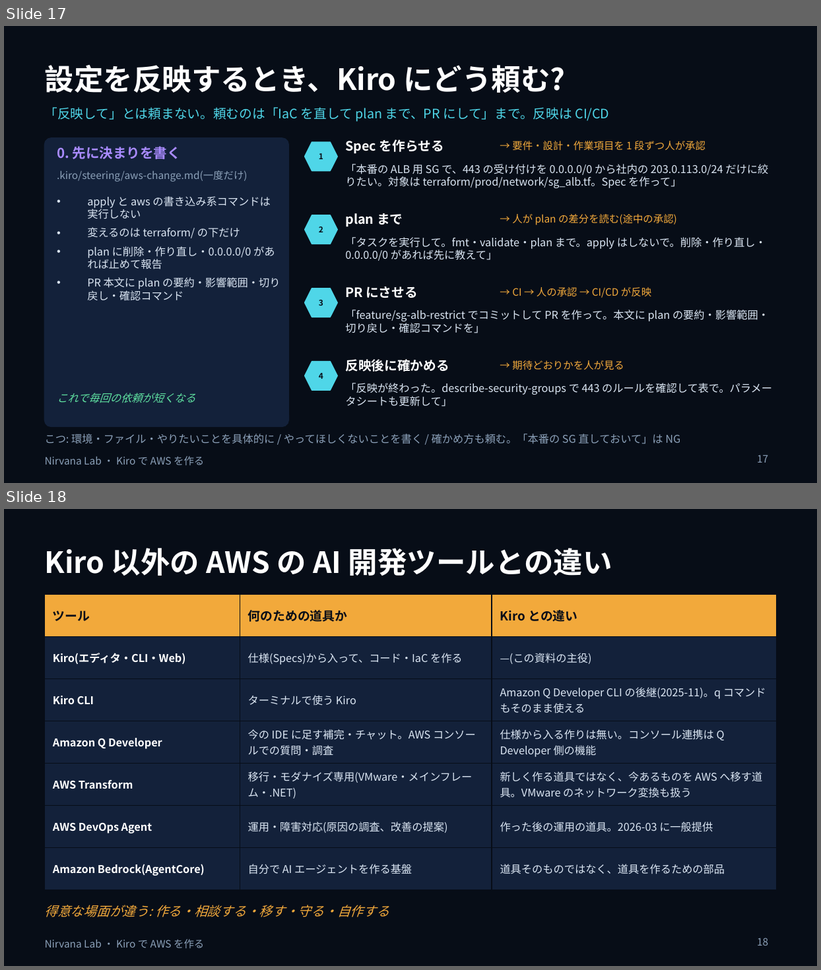
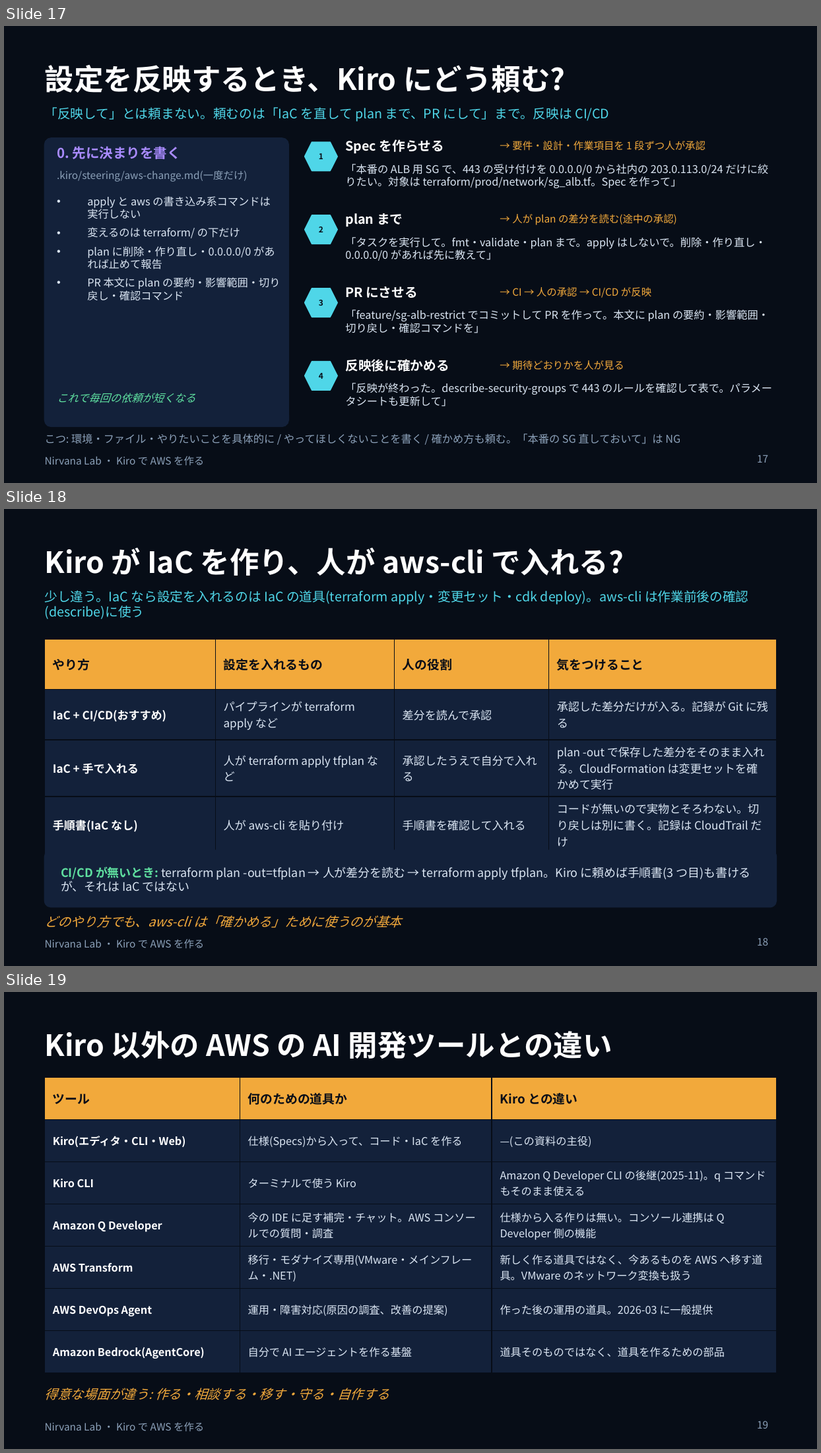
Before and after one commit to w-index-m/nirvana-lab, a slide deck: docs/ai-driven-dev-kiro.pptx. Shown one above the other, each under a label of ours: slides 17 and 18 before the commit, slides 17, 18 and 19 after it. The pictures are 821x970 and 821x1453 pixels, drawn with LibreOffice and Linux fonts; fonts in the diff are those of the drawing. Boxes give left, top, right and bottom in pixels: in the first picture for what was removed or moved away, otherwise in the second. Text is boxed around its words. In the diff, an @@ line names an element or a change of style, - is before the commit and + after.

```diff
--- a/docs/ai-driven-dev-kiro.pptx
+++ b/docs/ai-driven-dev-kiro.pptx
@@ slide 18 added at (4, 509, 817, 966), background #070D17; not listed: 1 template element that a slide beside it also shows @@
@@ title added at (45, 547, 624, 576), 26 pt, text #FFFFFF, bold @@
+Kiro が IaC を作り、人が aws-cli で入れる?
@@ text added at (45, 590, 749, 619), 11.5 pt, text #4FD6E8 @@
+少し違う。IaC なら設定を入れるのは IaC の道具(terraform apply・変更セット・cdk deploy)。aws-cli は作業前後の確認(describe)に使う
@@ table added at (45, 639, 776, 850), 4 rows, 4 columns @@
+やり方 | 設定を入れるもの | 人の役割 | 気をつけること
+IaC + CI/CD(おすすめ) | パイプラインが terraform apply など | 差分を読んで承認 | 承認した差分だけが入る。記録が Git に残る
+IaC + 手で入れる | 人が terraform apply tfplan など | 承認したうえで自分で入れる | plan -out で保存した差分をそのまま入れる。CloudFormation は変更セットを確かめて実行
+手順書(IaC なし) | 人が aws-cli を貼り付け | 手順書を確認して入れる | コードが無いので実物とそろわない。切り戻しは別に書く。記録は CloudTrail だけ
@@ rounded rectangle added at (45, 850, 776, 908), fill #13213A, outline #13213A 1 pt @@
@@ text added at (61, 867, 751, 892), 10.5 pt, text #DBE6F3 @@
+CI/CD が無いとき: terraform plan -out=tfplan → 人が差分を読む → terraform apply tfplan。Kiro に頼めば手順書(3 つ目)も書けるが、それは IaC ではない
@@ text added at (45, 916, 401, 928), 11.5 pt, text #F2A93B, italic @@
+どのやり方でも、aws-cli は「確かめる」ために使うのが基本
@@ page number added at (757, 938, 768, 946), 9 pt, text #8BA0B8 @@
+18
@@ what was slide 18 is now slide 19 @@
@@ page number at (757, 1421, 768, 1429): text changed @@
-18
+19
```
Also in this commit, not shown: 3 other files.
